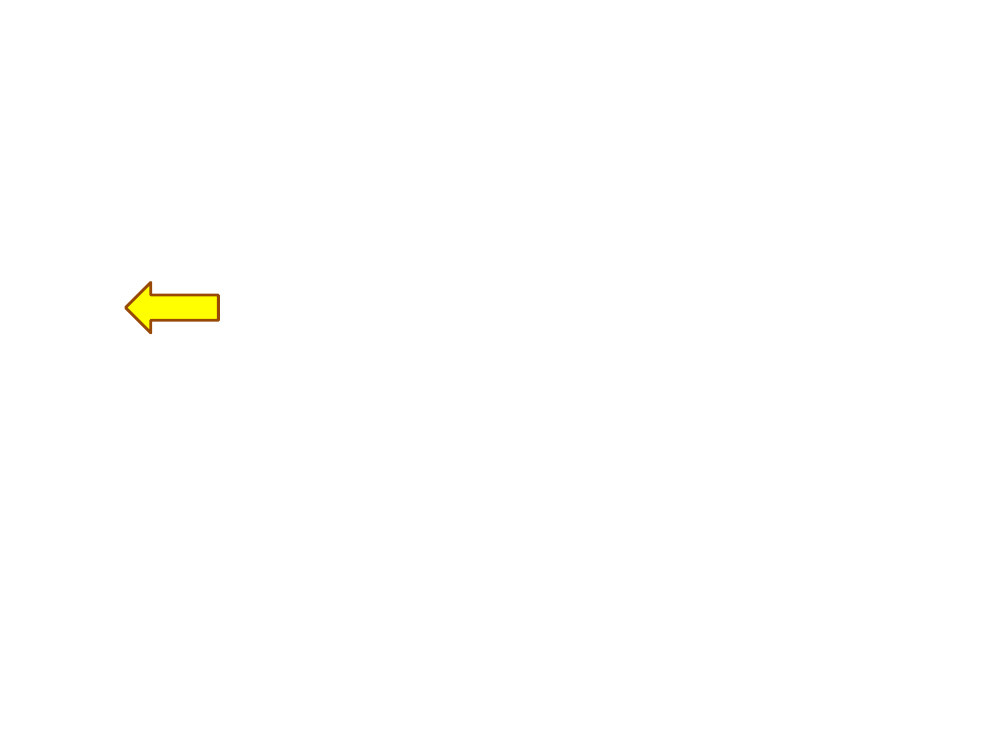
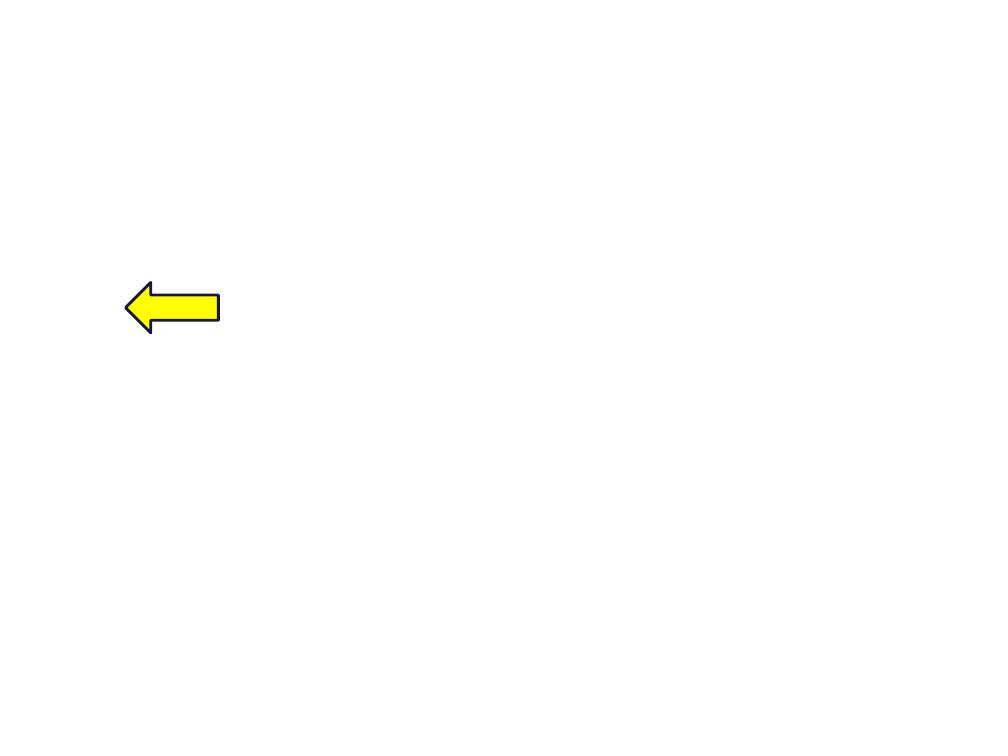
Before and after one commit to NCIP/caintegrator, a slide deck: slide 11 of docs/project_management/external_meetings/ICR Workspace Mtg Sept 2008 Slides.pptx. Drawn at 1008x756 pixels with LibreOffice and Linux fonts; fonts in the diff are those of the drawing; background and template pictures are left out. Boxes give left, top, right and bottom in pixels: in the first picture for what was removed or moved away, otherwise in the second. Text is boxed around its words. In the diff, an @@ line names an element or a change of style, - is before the commit and + after.

```diff
--- a/docs/project_management/external_meetings/ICR Workspace Mtg Sept 2008 Slides.pptx
+++ b/docs/project_management/external_meetings/ICR Workspace Mtg Sept 2008 Slides.pptx
@@ left arrow at bbox=[126, 282, 219, 333]: outline #984807 2 pt to #171745 2 pt @@
```
Also in this commit, not shown: 9 other slides changed.
